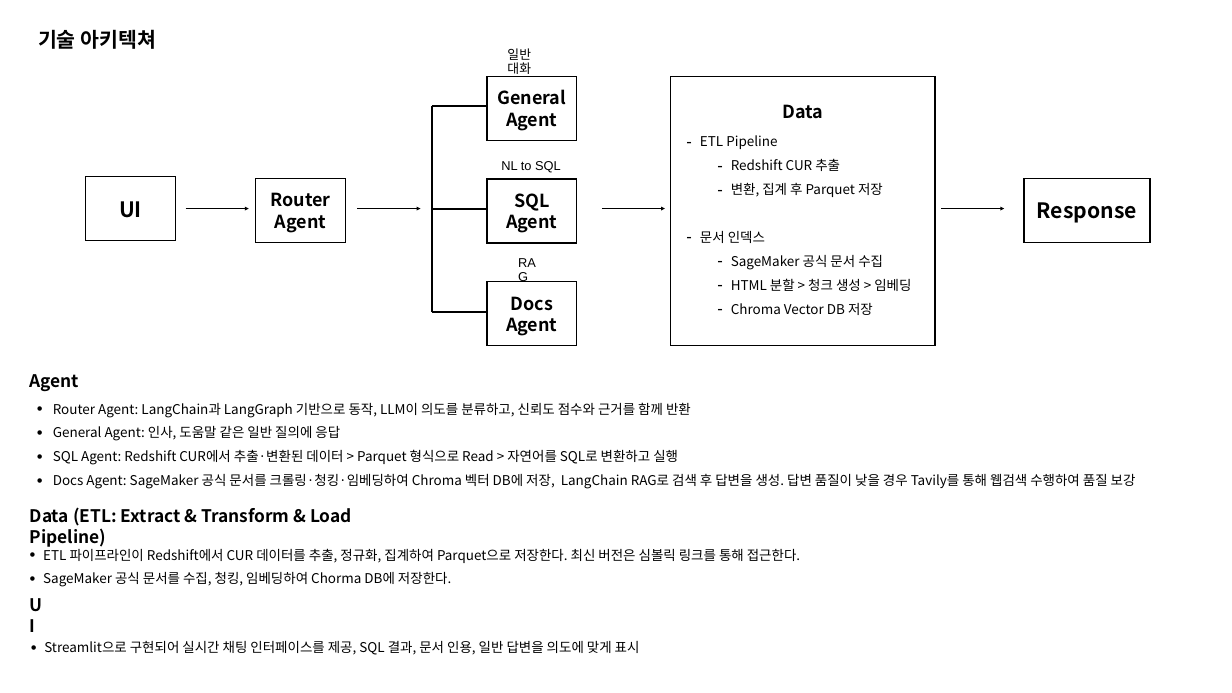
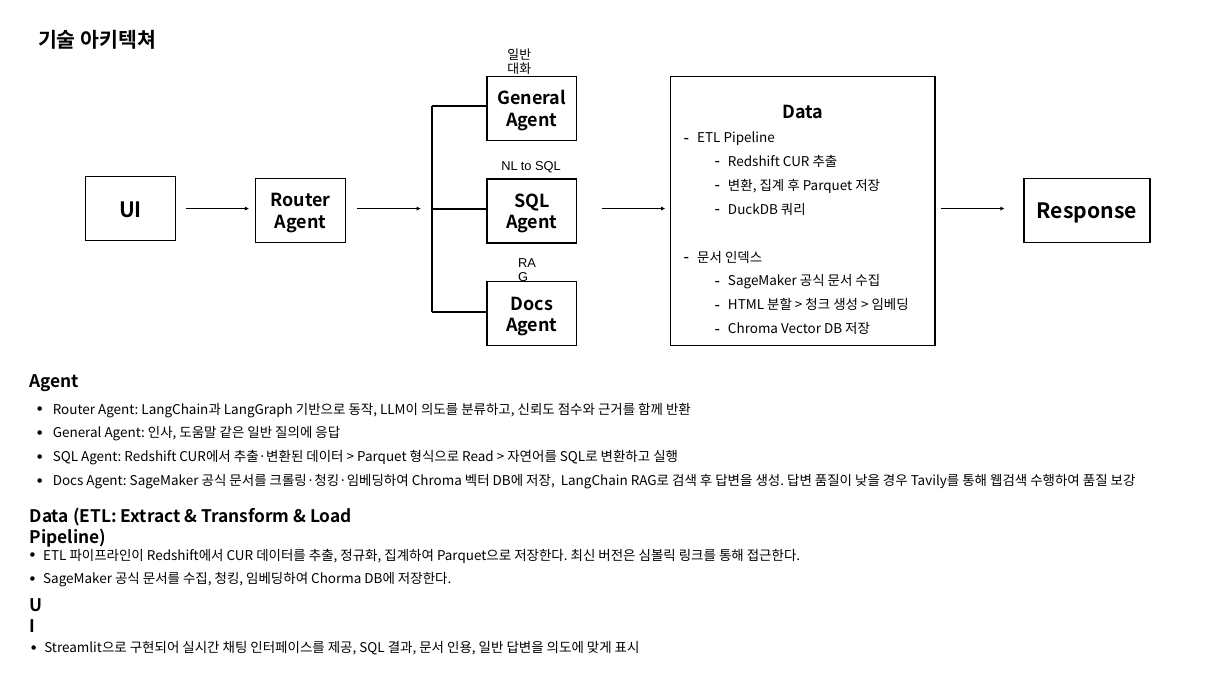
Before and after one commit to wynter122/finops-rag-agent, a slide deck: slide 3 of documentation/finops-ai-agent.pptx. Drawn at 1232x693 pixels with LibreOffice and Linux fonts; fonts in the diff are those of the drawing. Boxes give left, top, right and bottom in pixels: in the first picture for what was removed or moved away, otherwise in the second. Text is boxed around its words. In the diff, an @@ line names an element or a change of style, - is before the commit and + after.

```diff
--- a/documentation/finops-ai-agent.pptx
+++ b/documentation/finops-ai-agent.pptx
@@ text at bbox=[728, 203, 806, 215]: paragraph added @@
+  – DuckDB 쿼리
```
Also in this commit, not shown: 2 other slides changed.
